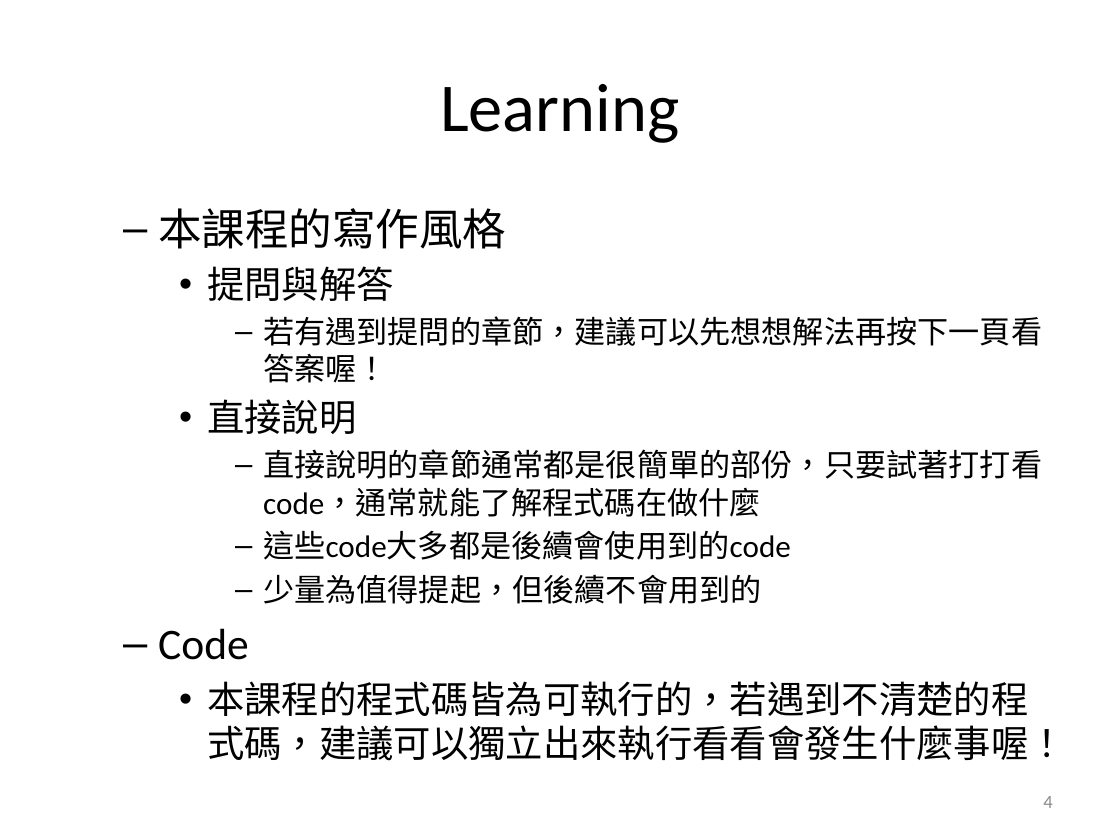
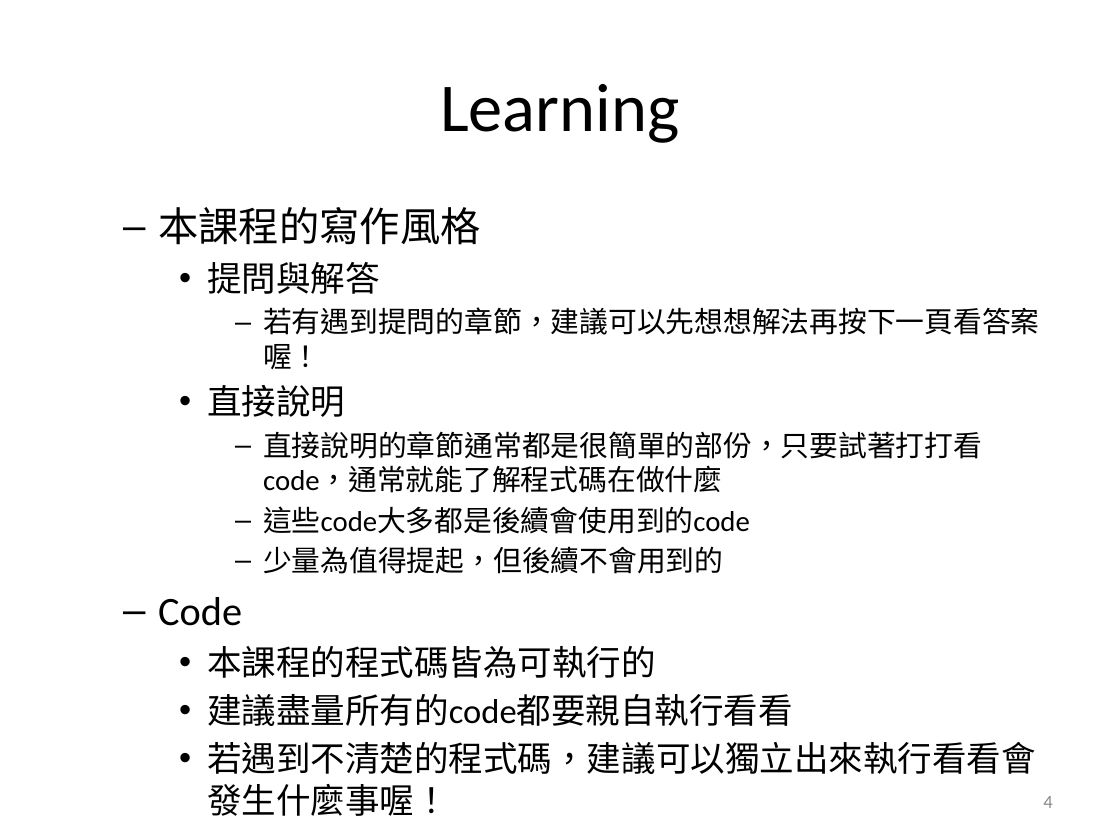
Before and after one commit to Jchou24/python_tutorial, a slide deck: slide 4 of lesson 0-Introduction/Introduction.pptx. Drawn at 1120x840 pixels with LibreOffice and Linux fonts; fonts in the diff are those of the drawing. Boxes give left, top, right and bottom in pixels: in the first picture for what was removed or moved away, otherwise in the second. Text is boxed around its words. In the diff, an @@ line names an element or a change of style, - is before the commit and + after.

```diff
--- a/lesson 0-Introduction/Introduction.pptx
+++ b/lesson 0-Introduction/Introduction.pptx
@@ text at [158, 207, 1040, 626]: size 28 to 25.9 pt in "本課程的寫作風格", "Code"; size 24 to 22.2 pt in "提問與解答", "直接說明"; size 20 to 18.5 pt in "若有遇到提問的章節，建議可以先想想解法再按下一頁看答案喔！", "直接說明的章節通常都是很簡單的部份，只要試著打打看code，通常就能了解程式碼在做什麼", "這些code大多都是後續會使用到的code", "少量為值得提起，但後續不會用到的" @@
@@ text at [207, 646, 1036, 816]: text changed; size 24 to 22.2 pt @@
-    • 本課程的程式碼皆為可執行的，若遇到不清楚的程式碼，建議可以獨立出來執行看看會發生什麼事喔！
+    • 本課程的程式碼皆為可執行的
+    • 建議盡量所有的code都要親自執行看看
+    • 若遇到不清楚的程式碼，建議可以獨立出來執行看看會發生什麼事喔！
```
Also in this commit, not shown: 1 other file.
